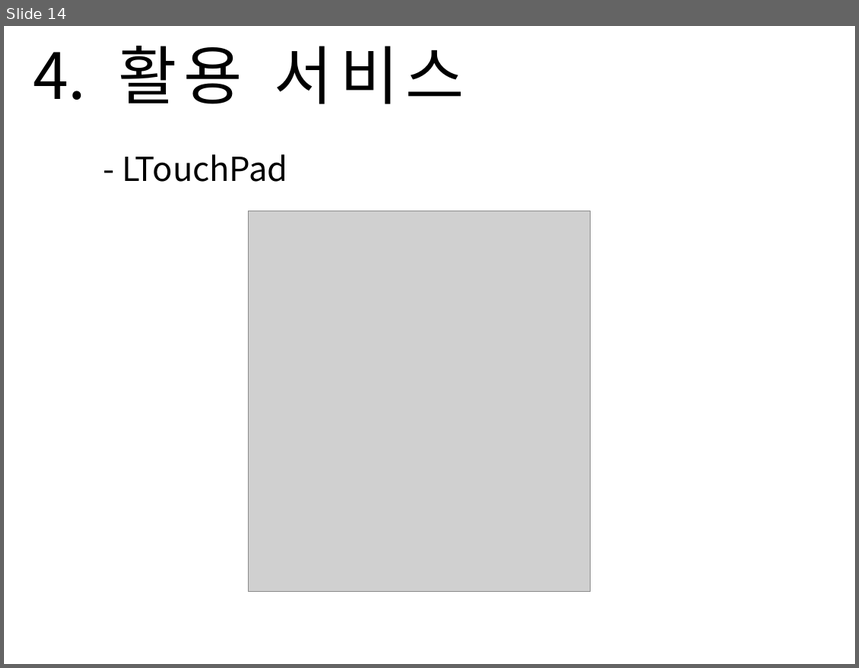
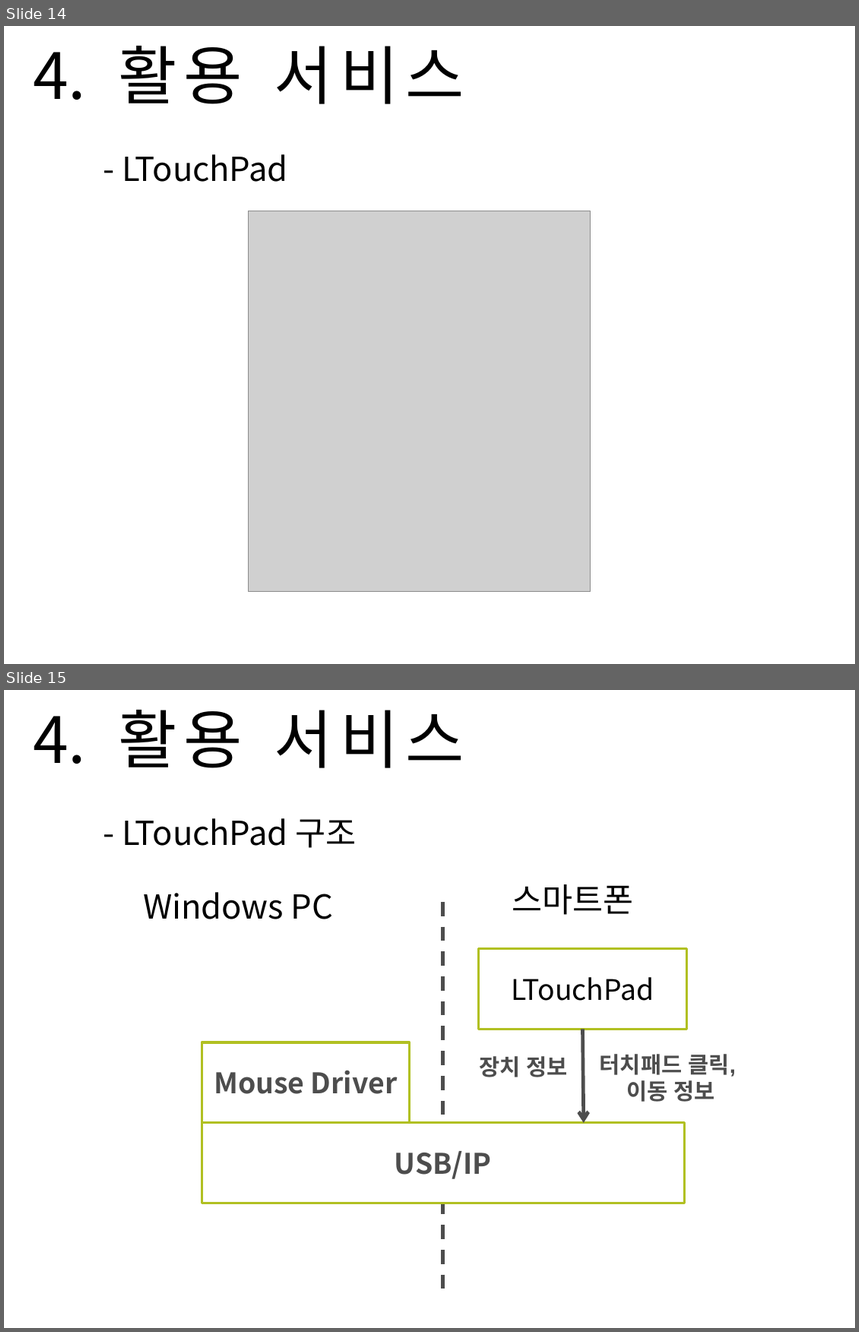
Before and after one commit to Sanghyun-Lee/Android-USB, a slide deck: Documents/presentation doc/Final Presentation/final-presentation.pptx. Shown one above the other, each under a label of ours: slide 14 before the commit, slides 14 and 15 after it. The pictures are 859x668 and 859x1332 pixels, drawn with LibreOffice and Linux fonts; fonts in the diff are those of the drawing; grey boxes stand for pictures; background and template pictures are left out. Boxes give left, top, right and bottom in pixels: in the first picture for what was removed or moved away, otherwise in the second. Text is boxed around its words. In the diff, an @@ line names an element or a change of style, - is before the commit and + after.

```diff
--- a/Documents/presentation doc/Final Presentation/final-presentation.pptx
+++ b/Documents/presentation doc/Final Presentation/final-presentation.pptx
@@ slide 15 added at bbox=[4, 690, 855, 1328], background picture (left out) @@
@@ title added at bbox=[118, 710, 465, 768], 54 pt, text #000000 @@
+4. 활용 서비스
@@ text added at bbox=[122, 818, 357, 848], 28 pt, text #000000 @@
+  - LTouchPad 구조
@@ text added at bbox=[143, 892, 333, 920], 28 pt, text #000000 @@
+  Windows PC
@@ text added at bbox=[512, 885, 633, 915], 28 pt, text #000000 @@
+  스마트폰
@@ line added from (443, 902) to (443, 1291), #4D4D4D 3 pt dashed @@
@@ rectangle added at bbox=[479, 948, 686, 1029], fill #FFFFFF, outline #B1C022 2 pt, 24 pt, text #000000 @@
+LTouchPad
@@ arrow added from (583, 1030) to (584, 1123), #4D4D4D 3 pt @@
@@ rectangle added at bbox=[202, 1043, 409, 1122], fill #FFFFFF, outline #B1C022 2 pt, 24 pt, text #4D4D4D, bold @@
+Mouse Driver
@@ text added at bbox=[600, 1054, 736, 1102], 19 pt, text #4D4D4D, bold @@
+터치패드 클릭,
+이동 정보
@@ text added at bbox=[479, 1056, 568, 1078], 19 pt, text #4D4D4D, bold @@
+장치 정보
@@ rectangle added at bbox=[202, 1123, 684, 1203], fill #FFFFFF, outline #B1C022 2 pt, 24 pt, text #4D4D4D, bold @@
+USB/IP
```
